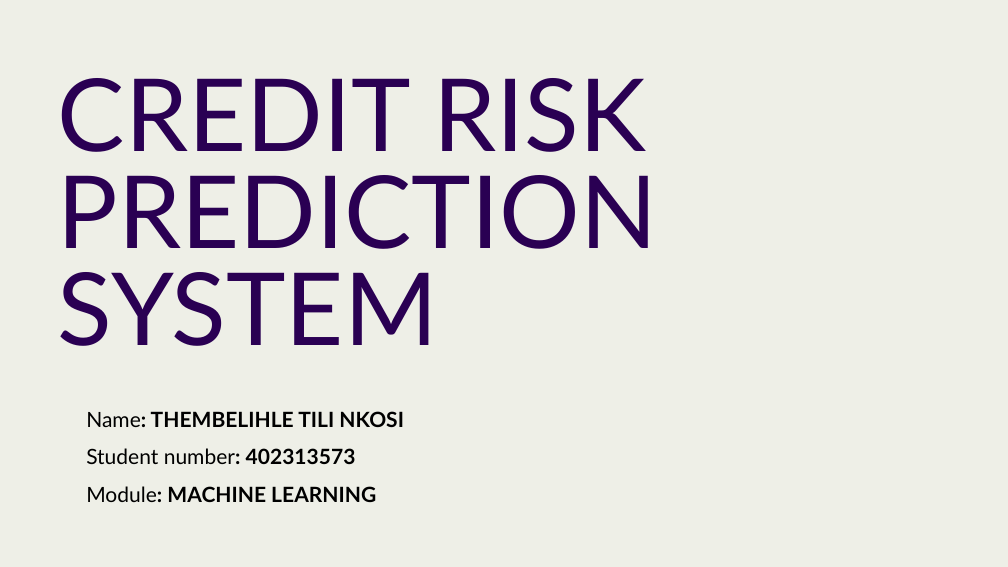
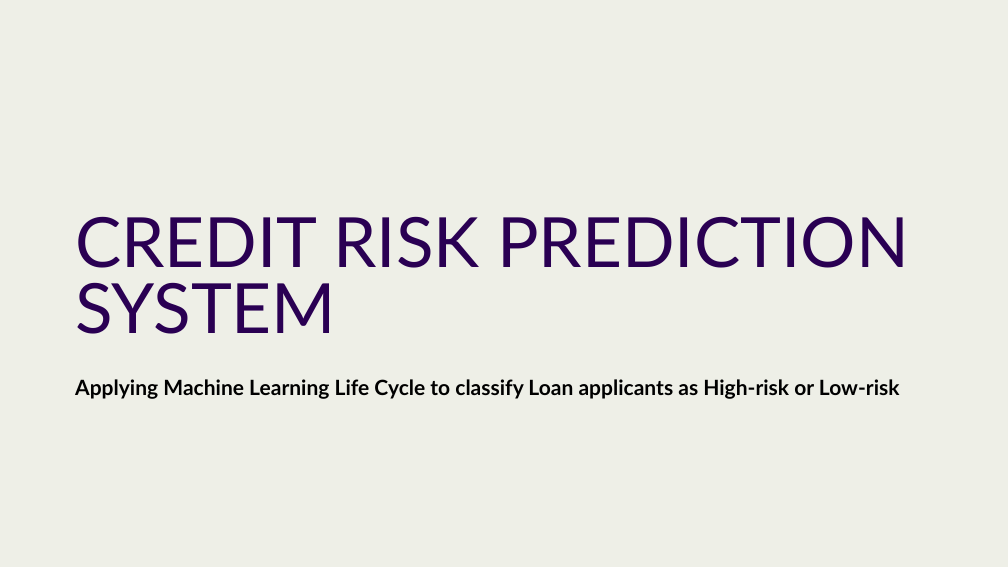
Before and after one commit to Thembelihle-tech/Credit-Risk-Prediction, a slide deck: slide 1 of Credit Risk Prediction System.pptx. Drawn at 1008x567 pixels with LibreOffice and Linux fonts; fonts in the diff are those of the drawing; background and template pictures are left out. Boxes give left, top, right and bottom in pixels: in the first picture for what was removed or moved away, otherwise in the second. Text is boxed around its words. In the diff, an @@ line names an element or a change of style, - is before the commit and + after.

```diff
--- a/Credit Risk Prediction System.pptx
+++ b/Credit Risk Prediction System.pptx
@@ text "CREDIT RISK PREDICTION SYSTEM" moved from (x1=58, y1=78, x2=657, y2=346) to (x1=75, y1=216, x2=909, y2=399) @@
@@ text at (x1=75, y1=216, x2=909, y2=334): size 96 to 66 pt in "CREDIT RISK PREDICTION SYSTEM" @@
@@ text at (x1=75, y1=379, x2=900, y2=399): paragraph added @@
+Applying Machine Learning Life Cycle to classify Loan applicants as High-risk or Low-risk
@@ title removed at (x1=86, y1=411, x2=404, y2=502) @@
-Name: THEMBELIHLE TILI NKOSI
-Student number: 402313573
-Module: MACHINE LEARNING
```
Also in this commit, not shown: 1 other file.
